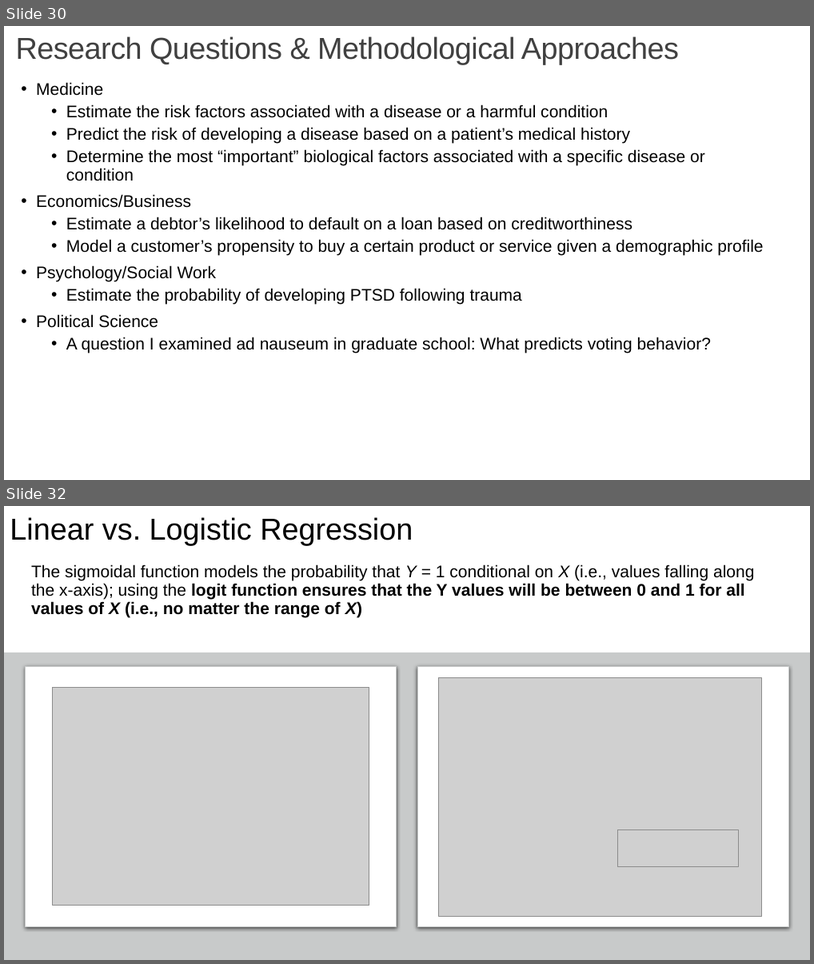
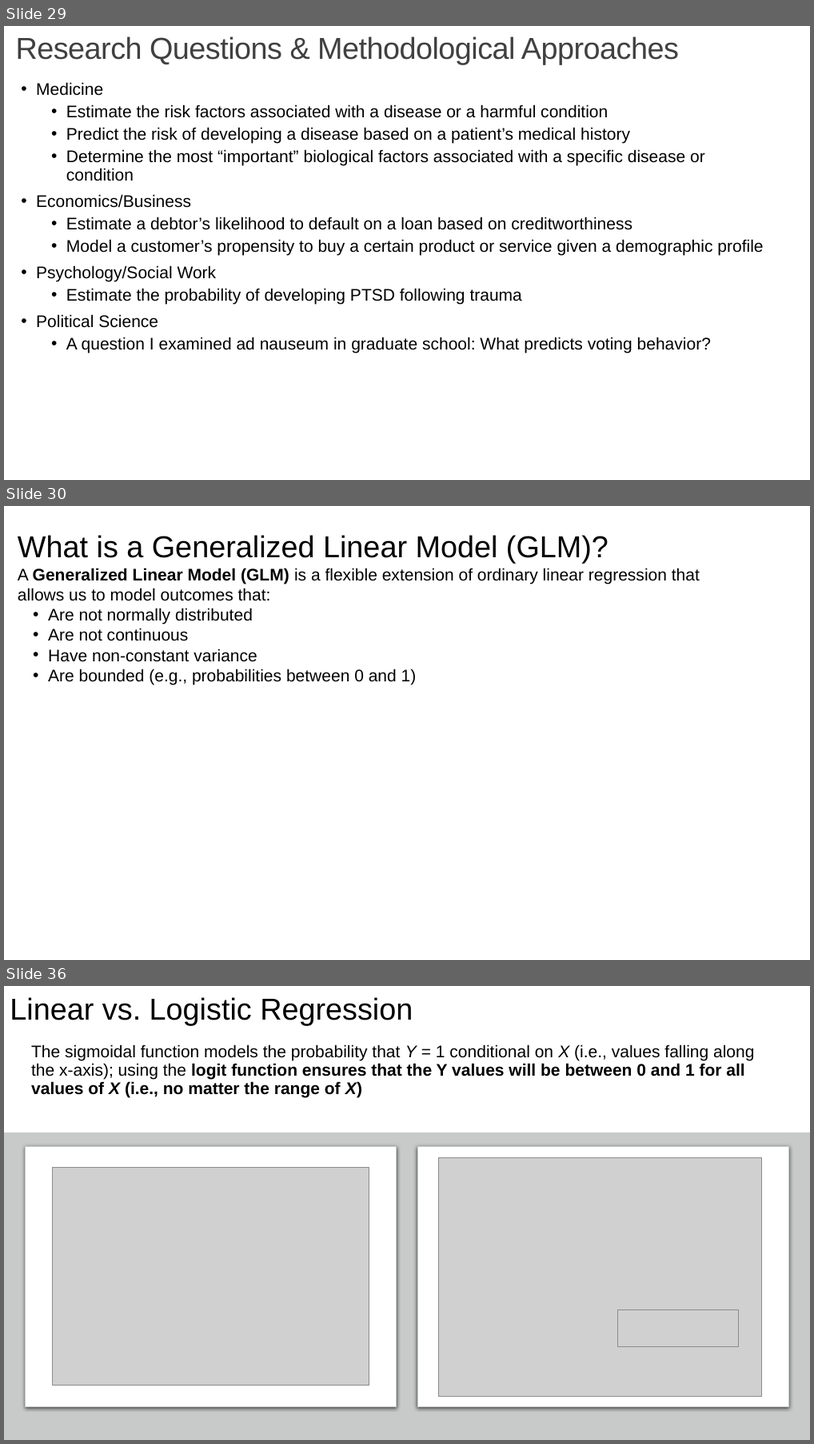
Before and after one commit to issues-osu/statsii-spring2026, a slide deck: slides/logistic/logistic_regression-lecture.pptx. Shown one above the other, each under a label of ours: slides 30 and 32 before the commit, slides 29, 30 and 36 after it; the slides between them are not shown. The pictures are 814x964 and 814x1444 pixels, drawn with LibreOffice and Linux fonts; fonts in the diff are those of the drawing; grey boxes stand for pictures. Boxes give left, top, right and bottom in pixels: in the first picture for what was removed or moved away, otherwise in the second. Text is boxed around its words. In the diff, an @@ line names an element or a change of style, - is before the commit and + after.

```diff
--- a/slides/logistic/logistic_regression-lecture.pptx
+++ b/slides/logistic/logistic_regression-lecture.pptx
@@ slide 30 added at [4,506,810,960], background #FFFFFF @@
@@ text added at [18,535,700,684], 20 pt, text #000000 @@
+What is a Generalized Linear Model (GLM)?
+A Generalized Linear Model (GLM) is a flexible extension of ordinary linear regression that allows us to model outcomes that:
+• Are not normally distributed
+• Are not continuous
+• Have non-constant variance
+• Are bounded (e.g., probabilities between 0 and 1)
@@ what was slide 30 is now slide 29 @@
@@ what was slide 32 is now slide 36 @@
```
Also in this commit, not shown: 17 slides changed, 6 other slides added, 4 slides removed, 4 other files.
